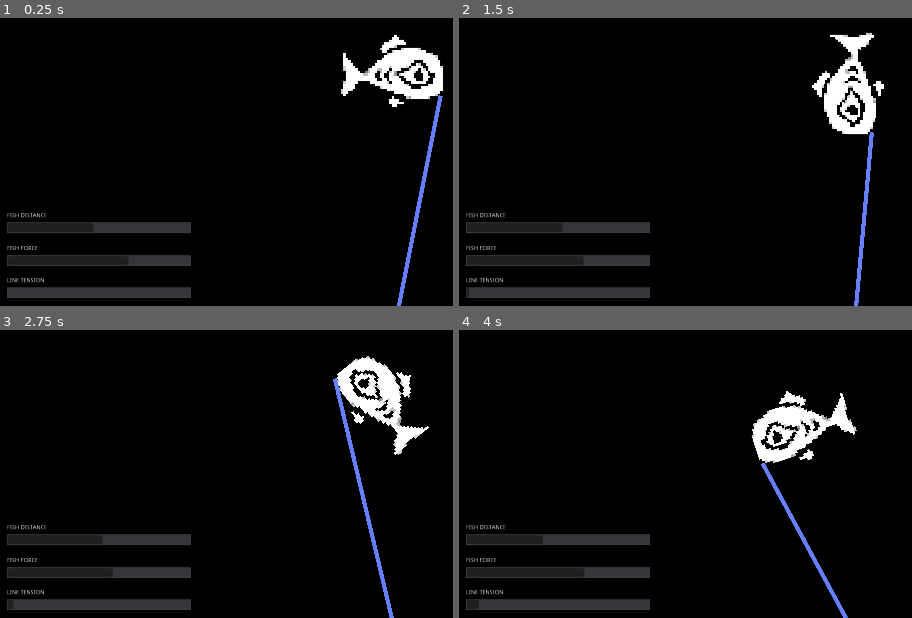
Above: before the commit, frames 1-4 (two rows, left to right).
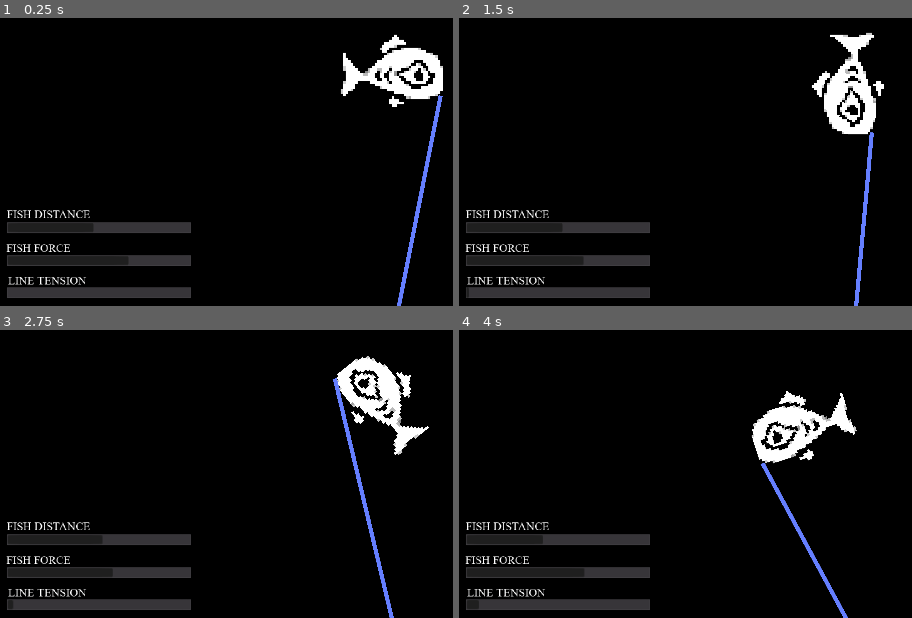
Above: after the commit, the same moments.

Repository: henryTschudy/AnglersDeep
Game: Godot game, scene res://scenes/reel_scene.tscn
Same seed, same stepped clock (60 frames per second), same inputs: the game is played once before the commit and once after it. This scene is started directly instead of the project's main scene.
Inputs (mouse positions are in pixels of both pictures, inside the frame that each line leads up to):
- Up to frame 1 (0.25 s): no input
- Up to frame 2 (1.5 s): tap Enter at 0.5 s; move the mouse to (outside the picture) at 0.52 s; hold D (move_right) 0.53-1.25 s; hold Space (move_stop) 0.53-1.25 s; click (outside the picture) at 0.67 s; drag from (699, 104) to (816, 170) at 1.27 s
- Up to frame 3 (2.75 s): move the mouse to (outside the picture) at 2.02 s; hold D (move_right) from 2.03 s (still down); hold Space (move_stop) from 2.03 s (still down)
- Up to frame 4 (4 s): release D (move_right) at 2.75 s; release Space (move_stop) at 2.75 s; drag from (816, 482) to (outside the picture) at 2.77 s; move the mouse to (outside the picture) at 3.52 s; hold A (move_left) from 3.53 s (still down); hold Space (move_stop) from 3.53 s (still down)

The runs differ from the first frame. In frame 1, 0.8% of the frame differs, in the area x 1-20%, y 66-93%; in frame 2, 0.8%; in frame 3, 0.8%; in frame 4, 0.8%.

Commit message:
updated font on the reel minigame

Diff:
--- a/scenes/reel_scene.tscn
+++ b/scenes/reel_scene.tscn
@@ -1,8 +1,21 @@
-[gd_scene load_steps=4 format=2]
+[gd_scene load_steps=8 format=2]
 
 [ext_resource path="res://scripts/fish.gd" type="Script" id=1]
 [ext_resource path="res://scripts/reel_scene_manager.gd" type="Script" id=2]
 [ext_resource path="res://textures/fishy.png" type="Texture" id=3]
+[ext_resource path="res://fonts/times.ttf" type="DynamicFontData" id=4]
+
+[sub_resource type="DynamicFont" id=1]
+size = 27
+font_data = ExtResource( 4 )
+
+[sub_resource type="DynamicFont" id=2]
+size = 27
+font_data = ExtResource( 4 )
+
+[sub_resource type="DynamicFont" id=3]
+size = 27
+font_data = ExtResource( 4 )
 
 [node name="reel_scene_manager" type="Node2D"]
 script = ExtResource( 2 )
@@ -62,10 +75,11 @@
 }
 
 [node name="RichTextLabel" type="RichTextLabel" parent="fish_tension_bar"]
-margin_left = 1.83778
-margin_top = -20.9996
-margin_right = 152.838
-margin_bottom = -0.999634
+margin_left = 5.0
+margin_top = -30.0
+margin_right = 235.0
+margin_bottom = 13.0
+custom_fonts/normal_font = SubResource( 1 )
 text = "LINE TENSION"
 __meta__ = {
 "_edit_use_anchors_": false
@@ -82,10 +96,11 @@
 }
 
 [node name="RichTextLabel" type="RichTextLabel" parent="fish_distance_bar"]
-margin_left = 1.83778
-margin_top = -20.9996
-margin_right = 152.838
-margin_bottom = -0.999634
+margin_left = 2.0
+margin_top = -33.0
+margin_right = 222.0
+margin_bottom = -1.0
+custom_fonts/normal_font = SubResource( 2 )
 text = "FISH DISTANCE"
 __meta__ = {
 "_edit_use_anchors_": false
@@ -102,10 +117,11 @@
 }
 
 [node name="RichTextLabel" type="RichTextLabel" parent="fish_force_bar"]
-margin_left = 1.83778
-margin_top = -20.9996
-margin_right = 152.838
-margin_bottom = -0.999634
+margin_left = 1.0
+margin_top = -31.0
+margin_right = 213.0
+margin_bottom = 5.0
+custom_fonts/normal_font = SubResource( 3 )
 text = "FISH FORCE"
 __meta__ = {
 "_edit_use_anchors_": false
